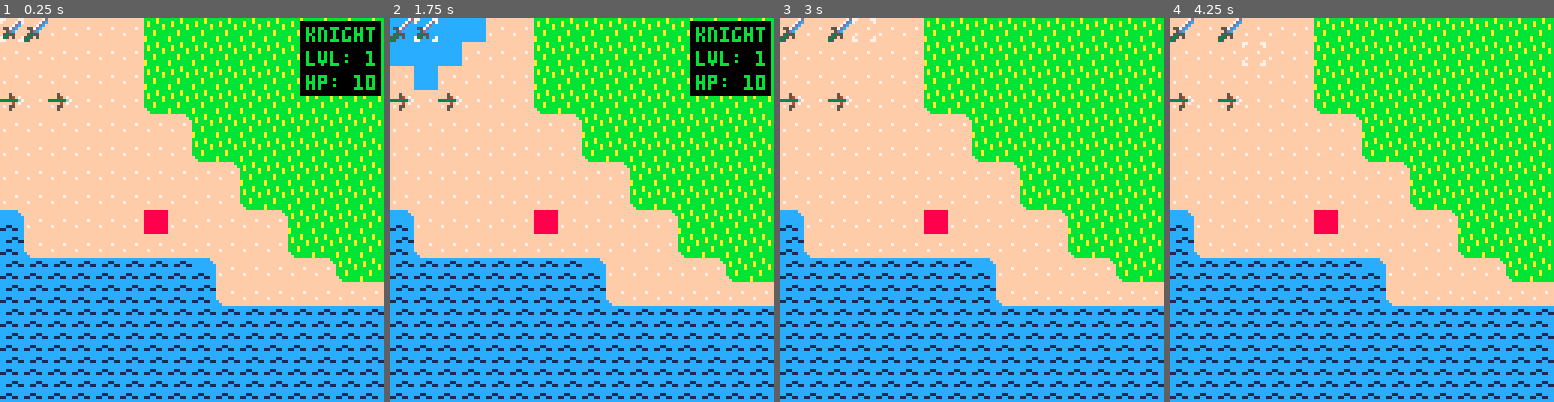
Above: before the commit, frames 1-4 (left to right).
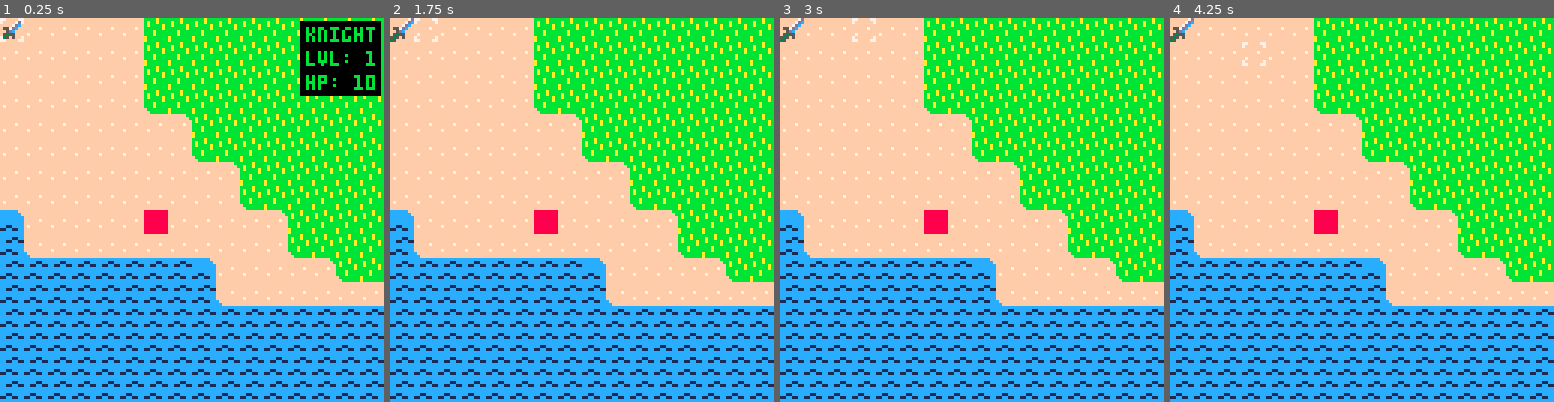
Above: after the commit, the same moments.

Repository: cstephen/PICO-8-Tactics
Game: PICO-8 cartridge tactics.p8
Same seed, same stepped clock (60 frames per second), same inputs: the game is played once before the commit and once after it.
Inputs:
- Up to frame 1 (0.25 s): no input
- Up to frame 2 (1.75 s): tap X (X key) at 0.33, 1.07 s; tap O (Z key) at 0.7, 1.7 s; hold Right from 1.6 s (still down)
- Up to frame 3 (3 s): tap X (X key) at 1.85, 2.97 s; release Right at 2.1 s; tap O (Z key) at 2.1, 2.5, 2.9 s; hold Up 2.15-2.42 s; hold Right from 2.47 s (still down)
- Up to frame 4 (4.25 s): release Right at 3.03 s; hold Left 3.08-3.58 s; tap O (Z key) at 3.3, 3.7, 4.1 s; hold Down 3.63-3.97 s; hold Right from 4.02 s (still down); tap X (X key) at 4.08 s

The runs differ from the first frame. In frame 1, 0.4% of the frame differs, in the area x 0-19%, y 0-25%; in frame 2, 6.5%, in the area x 0-100%, y 0-25%; in frame 3, 0.4%; in frame 4, 0.4%.

Commit message:
Move enemy units off of portal as soon as they spawn.

Diff:
--- a/tactics.p8
+++ b/tactics.p8
@@ -81,7 +81,7 @@
   might = 0,
   maxhp = 50,
   hp = 50,
-  maxtimer = 5,
+  maxtimer = 6,
   timer = 5
 }
 
@@ -137,9 +137,6 @@
 
   add(g_units.evil, createunit(g_portal, 1, "evil", 24, 8))
   add(g_units.good, createunit(g_knight, 1, "good", 18, 0))
-  add(g_units.good, createunit(g_archer, 1, "good", 18, 3))
-  add(g_units.good, createunit(g_knight, 1, "good", 19, 0))
-  add(g_units.good, createunit(g_archer, 1, "good", 20, 3))
 end
 
 function _update()
@@ -319,6 +316,8 @@
 end
 
 function enemyturn()
+  portalspawn()
+
   local turnover = true
   for unit in all(g_units.evil) do
     if unit.type == "portal" then
@@ -719,11 +718,15 @@
       g_friendlymoving = false
       g_attacking = false
 
+      for unit in all(g_units.evil) do
+        if unit.type == "portal" then
+          unit.timer -= 1
+        end
+      end
+
       for unit in all(g_units.good) do
         unit.actionover = false
       end
-
-      portalspawn()
     end
   end
 end
@@ -736,12 +739,9 @@
 
 function portalspawn()
   for unit in all(g_units.evil) do
-    if unit.type == "portal" then
-      unit.timer -= 1
-      if unit.timer == 0 then
-        add(g_units.evil, createunit(g_dwarf, 1, "evil", unit.x, unit.y))
-        unit.timer = unit.maxtimer
-      end
+    if unit.type == "portal" and unit.timer == 1 then
+      unit.timer = unit.maxtimer
+      add(g_units.evil, createunit(g_dwarf, 1, "evil", unit.x, unit.y))
     end
   end
 end
